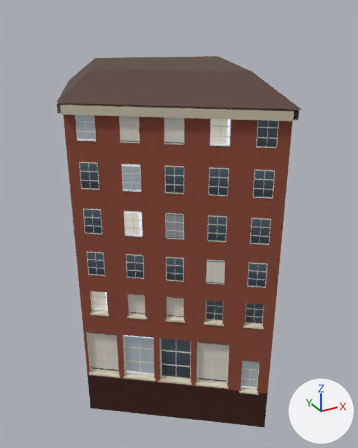
A saved change to the glTF model web/public/models/landmarks/langB_rothaus.glb.
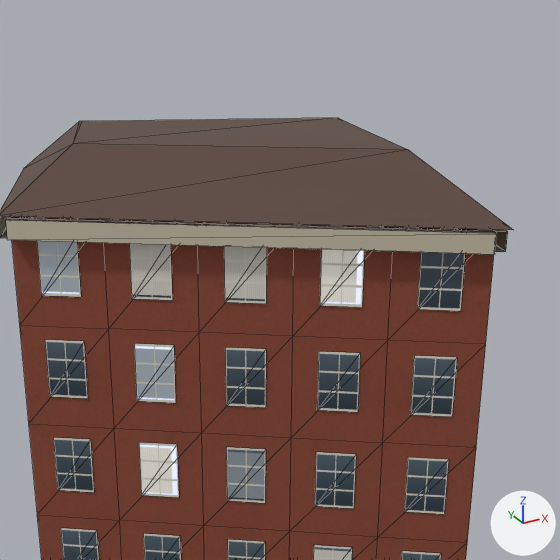
Each version appears first whole from a 50 mm lens placed at (-15.0, -28.5, 23.7), pointed at (0.2, -1.0, 9.9), and next in a close-up on the part from 16% to 91% of the width and 0% to 60% of the height. Lighting does not change. The marker at lower right points along +X, +Y and +Z. The last two pictures show the newer version. The close-ups show mesh edges as thin lines. Where no turn or scale is listed for an object, it has been applied to the vertices. Vertices at exactly the same position are counted once.
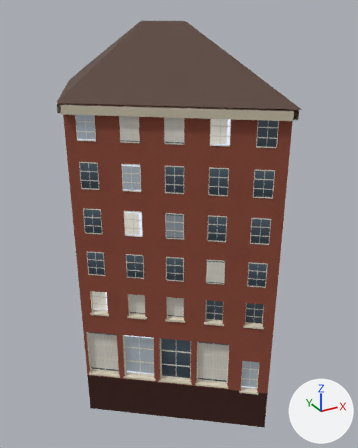
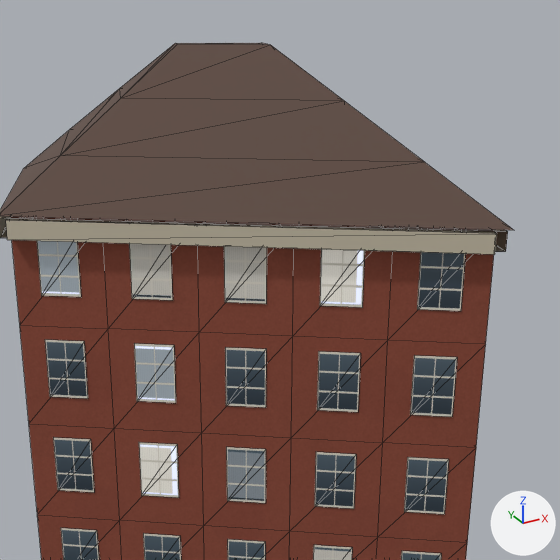
Where the newer file only moved an object's origin or applied its transform, the numbers keep the older frame.

What the commit changed:
me_mesh_0 is used by ob_mesh_0; location (-7.63, 7.31, -3.0).
me_mesh_0 had 962 vertices, 1129 faces and spanned x 0.0..15.3, y -16.5..0.0, z 0.0..23.4.
me_mesh_0 now has 970 vertices, 1145 faces and spans x 0.0..15.3, y -16.5..0.0, z 0.0..25.8.
Part 1, on me_mesh_0:
5 vertices are removed from x 2.4..12.7, y -13.3..-2.0, z 23.4.
13 faces are deleted.
13 vertices are added at x 2.0..13.2, y -13.9..-1.7, z 23.2..25.8.
29 new faces join them, mat_flat.

What differs and where, as boxes (x1, y1, x2, y2) in the close-ups (560 x 560 px):
'Mesh_0', reshaped
    before: (0, 118, 513, 560)
    after: (0, 43, 513, 560)
part 1 of me_mesh_0, built on
    before: (0, 118, 513, 230)
    after: (0, 43, 513, 230)
